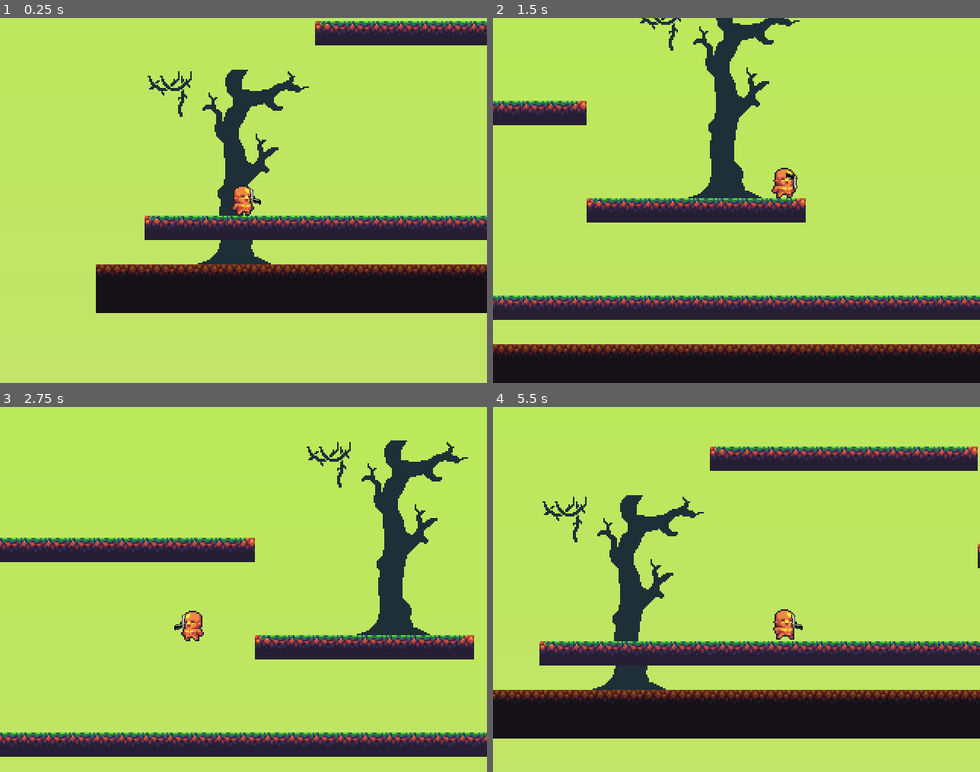
Above: before the commit, frames 1-4 (two rows, left to right).
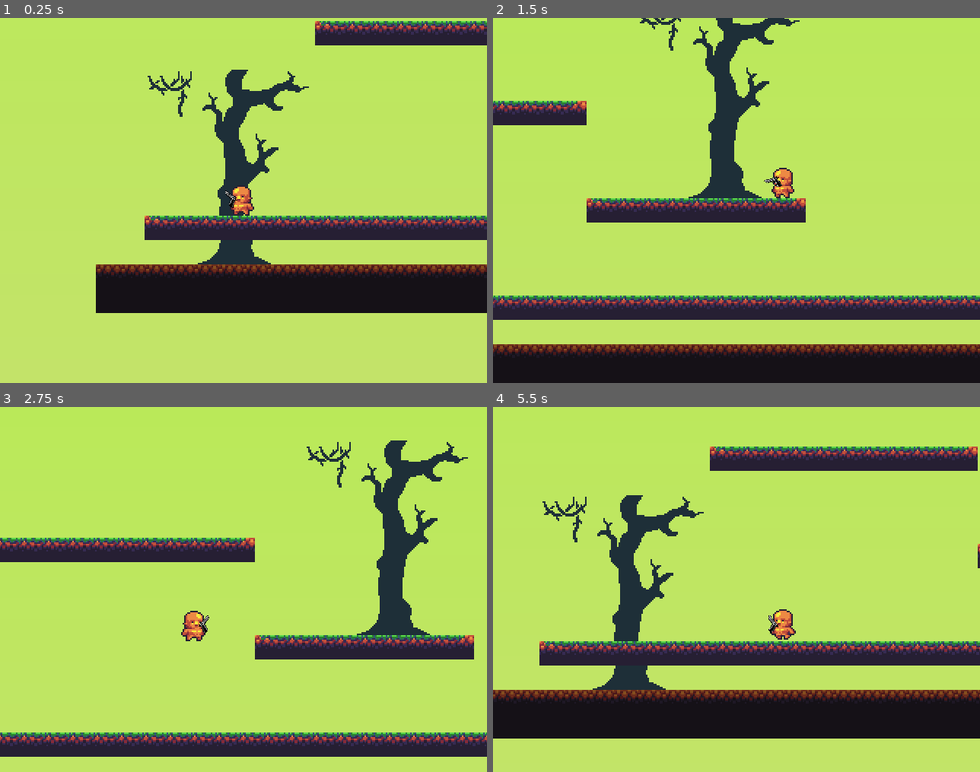
Above: after the commit, the same moments.

Repository: jellosubmarine/HackGame
Game: Godot game, scene res://Main.tscn
Two runs of this game, one before a commit and one after it. Both use one fixed random seed, a clock stepped at 60 frames per second and the inputs below.
Inputs (mouse positions are in pixels of both pictures, inside the frame that each line leads up to):
- Up to frame 1 (0.25 s): no input
- Up to frame 2 (1.5 s): move the mouse to (843, 182) at 0.52 s; hold Shift (modify_action) 0.53-1.28 s; hold D (move_right) from 0.53 s (still down); tap Space (jump) at 0.77 s; move the mouse to (639, 218) at 1.27 s; tap Shift (modify_action) at 1.35 s
- Up to frame 3 (2.75 s): tap Space (jump) at 1.52 s; move the mouse to (292, 509) at 2.02 s; release D (move_right) at 2.03 s; hold A (move_left) from 2.03 s (still down); hold Shift (modify_action) from 2.03 s (still down)
- Up to frame 4 (5.5 s): move the mouse to (712, 662) at 2.77 s; release A (move_left) at 2.78 s; release Shift (modify_action) at 2.78 s; hold D (move_right) 2.78-4.28 s; tap Shift (modify_action) at 2.85, 4.35 s; tap Space (jump) at 3.02, 3.77, 4.52 s; move the mouse to (882, 644) at 3.52 s; hold Shift (modify_action) 3.53-4.28 s; move the mouse to (590, 534) at 4.27 s; hold A (move_left) 4.28-5.03 s; move the mouse to (760, 589) at 5.02 s; hold D (move_right) from 5.03 s (still down); hold Shift (modify_action) from 5.03 s (still down)

The runs differ from the first frame. In frame 1, 0.2% of the frame differs, in the area x 46-54%, y 46-54%; in frame 2, 0.3%; in frame 3, 0.3%; in frame 4, 0.3%, in the area x 56-64%, y 55-64%.

Commit message:
Player pointing to mouse

Diff:
--- a/Main.tscn
+++ b/Main.tscn
@@ -210,7 +210,7 @@
 [node name="PlayerAnimation" type="AnimatedSprite" parent="Player"]
 frames = SubResource( 11 )
 animation = "walk"
-frame = 3
+frame = 1
 playing = true
 __meta__ = {
 "_edit_lock_": true
--- a/Player.gd
+++ b/Player.gd
@@ -29,16 +29,16 @@
 	if left:
 		velocity.x -= walk_speed*run_multiplier
 
-	if Input.is_action_just_pressed("move_left"):
-		$PlayerAnimation.set_flip_h(true)
-		$Gun.position.x = -initialPos.x
-		$Gun.transform *= Transform2D.FLIP_Y
-
-
-	elif Input.is_action_just_pressed("move_right"):
-		$PlayerAnimation.set_flip_h(false)
-		$Gun.position.x = initialPos.x
-		$Gun.transform = initialTf
+#	if Input.is_action_just_pressed("move_left"):
+#		$PlayerAnimation.set_flip_h(true)
+#		$Gun.position.x = -initialPos.x
+#		$Gun.transform *= Transform2D.FLIP_Y
+#
+#
+#	elif Input.is_action_just_pressed("move_right"):
+#		$PlayerAnimation.set_flip_h(false)
+#		$Gun.position.x = initialPos.x
+#		$Gun.transform = initialTf
 
 func _physics_process(delta):
 	get_input()
@@ -48,13 +48,26 @@
 	velocity = move_and_slide(velocity, Vector2(0, -1))
 
 func _process(delta):
+	# Gun pointing
 	var	rotation = get_global_mouse_position().angle_to_point(position)
-	if $PlayerAnimation.flip_h:
-		if rotation > 0:
-			rotation = clamp(rotation, PI/2, PI)
-		else:
-			rotation = clamp(rotation, -PI, -PI/2)
+
+	if (rotation > -PI/2 and rotation < PI/2):
+		$PlayerAnimation.set_flip_h(false)
+		$Gun.position.x = initialPos.x
+		$Gun.transform = initialTf
 	else:
-		rotation = clamp(rotation, -PI/2, PI/2)
-	print(rotation)
+		$PlayerAnimation.set_flip_h(true)
+		$Gun.transform = initialTf
+		$Gun.position.x = -initialPos.x
+		$Gun.transform *= Transform2D.FLIP_Y
+#		if rotation > 0:
+#			rotation = clamp(rotation, PI/2, PI)
+#		else:
+#			rotation = clamp(rotation, -PI, -PI/2)
+#	else:
+#		rotation = clamp(rotation, -PI/2, PI/2)
+#	print(rotation)
 	$Gun.rotation = rotation
+
+	# Animation
+#	if velocity.x
